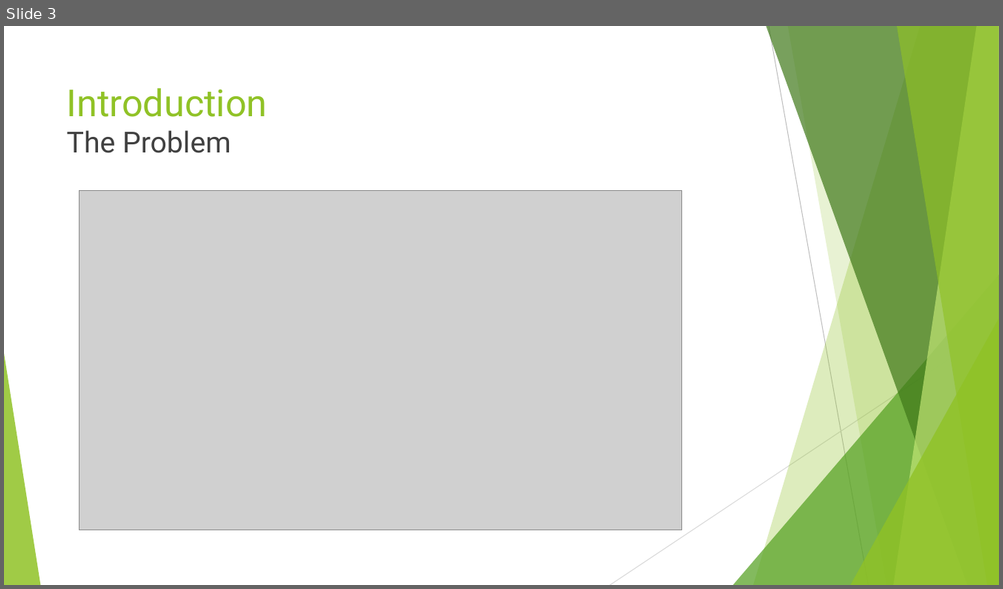
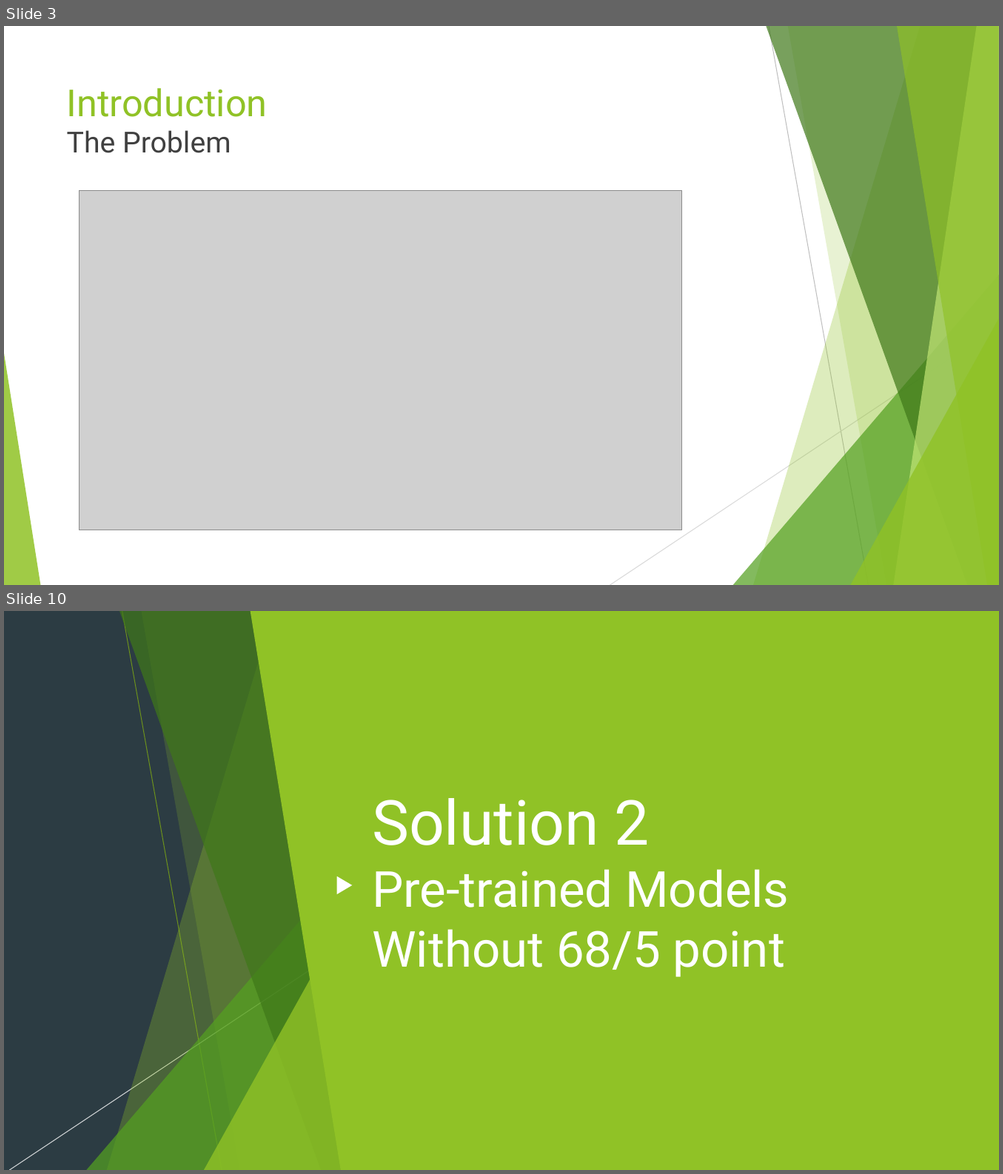
Before and after one commit to realleyriley/Honors-Thesis, a slide deck: Paperwork/Summer Research Presentation.pptx. Shown one above the other, each under a label of ours: slide 3 before the commit, slides 3 and 10 after it; the slides between them are not shown. The pictures are 1003x589 and 1003x1174 pixels, drawn with LibreOffice and Linux fonts; fonts in the diff are those of the drawing; grey boxes stand for pictures. Boxes give left, top, right and bottom in pixels: in the first picture for what was removed or moved away, otherwise in the second. Text is boxed around its words. In the diff, an @@ line names an element or a change of style, - is before the commit and + after.

Commit message:
🙌trained many models in 6

```diff
--- a/Paperwork/Summer Research Presentation.pptx
+++ b/Paperwork/Summer Research Presentation.pptx
@@ slide 10 added at [4,611,999,1170], background #2C3C43; not listed: 8 template elements that a slide beside it also shows @@
@@ group added at [4,611,999,1170]: 5 freeform shapes, 3 triangles, 2 lines @@
@@ rectangle added at [4,611,999,1170], fill #2C3C43 @@
@@ freeform shape added at [107,611,353,1170], fill #90C226 at 30% opacity @@
@@ freeform shape added at [119,611,352,1170], fill #3F7819 at 70% opacity @@
@@ line added from (122, 611) to (222, 1170), #6C921D 0.75 pt @@
@@ freeform shape added at [142,611,353,1170], fill #90C226 at 20% opacity @@
@@ freeform shape added at [250,611,999,1170], fill #90C226 @@
@@ title added at [372,798,788,977], 48 pt, text #FFFFFF @@
+Solution 2
+Pre-trained Models Without 68/5 point
@@ triangle added at [86,860,352,1170], fill #54A021 at 72% opacity @@
@@ triangle added at [337,877,352,894], fill #FFFFFF @@
@@ line added from (398, 911) to (9, 1170), #FFFFFF 0.75 pt @@
@@ triangle added at [204,904,353,1170], fill #90C226 at 80% opacity @@
```
Also in this commit, not shown: 5 slides changed, 12 other slides added, 2 slides removed, 3 other files.
